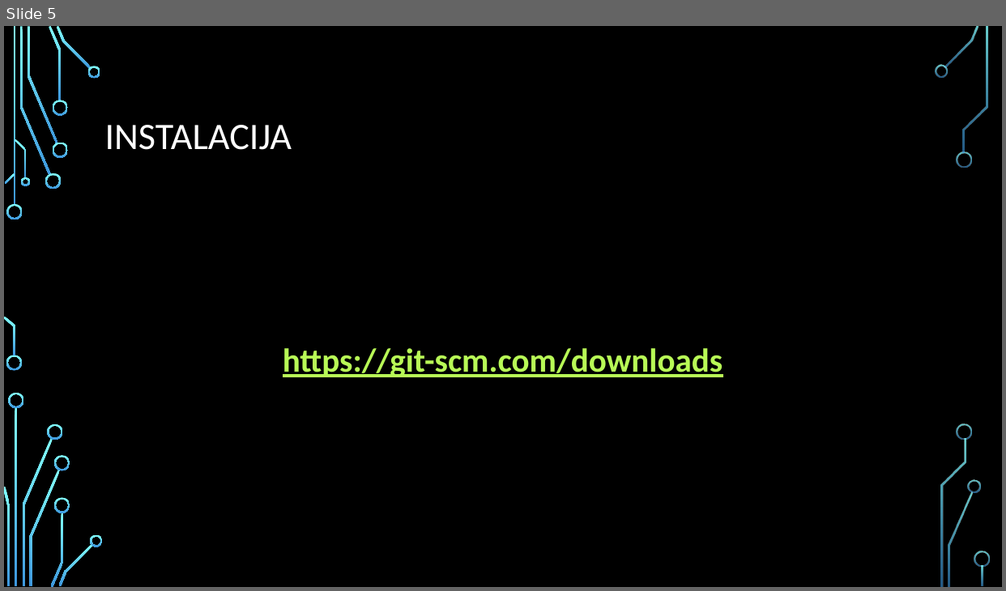
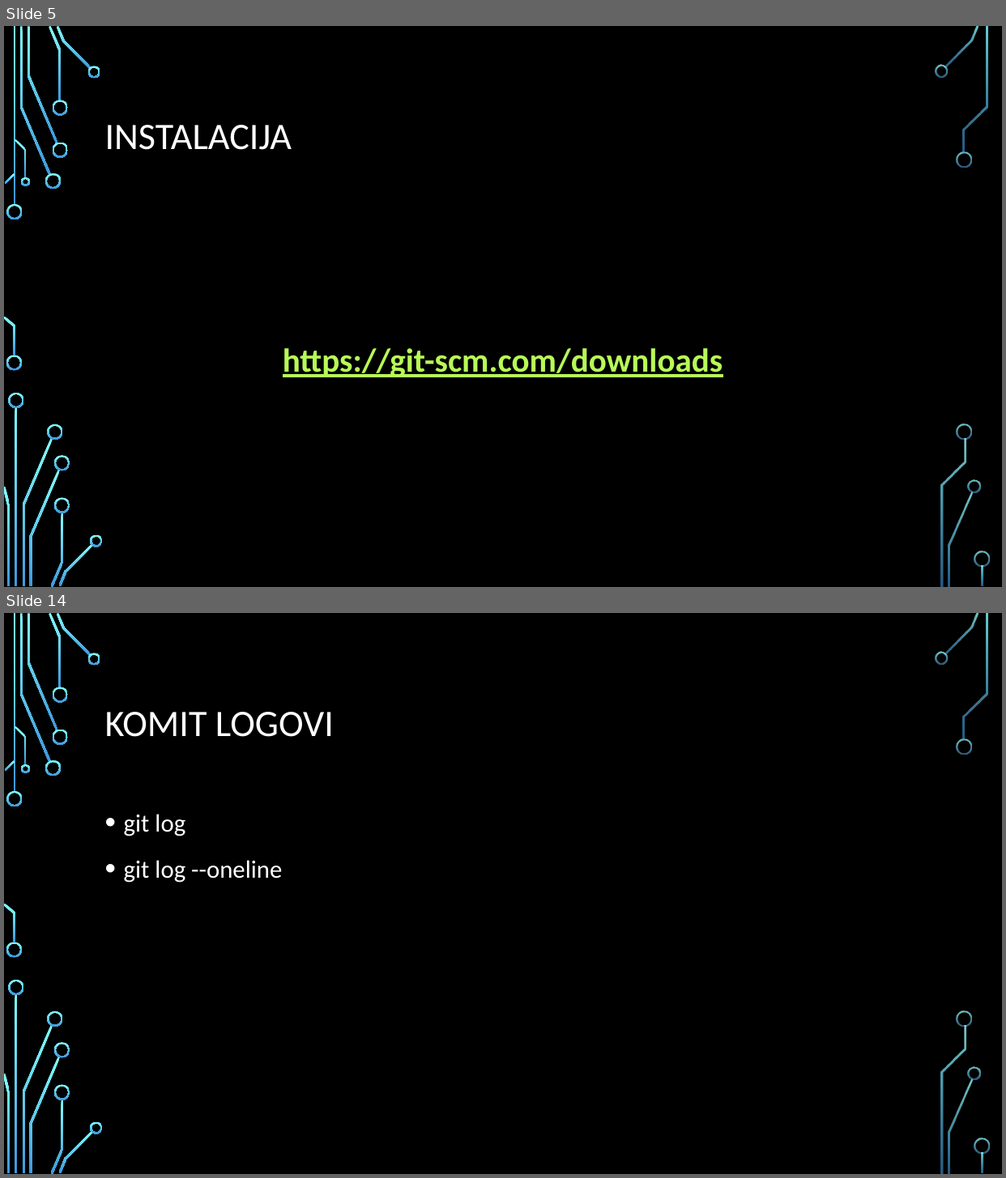
Before and after one commit to MihajloMilojevic/Sekcija, a slide deck: Git i github.pptx. Shown one above the other, each under a label of ours: slide 5 before the commit, slides 5 and 14 after it; the slides between them are not shown. The pictures are 1006x591 and 1006x1178 pixels, drawn with LibreOffice and Linux fonts; fonts in the diff are those of the drawing; background and template pictures are left out. Boxes give left, top, right and bottom in pixels: in the first picture for what was removed or moved away, otherwise in the second. Text is boxed around its words. In the diff, an @@ line names an element or a change of style, - is before the commit and + after.

```diff
--- a/Git i github.pptx
+++ b/Git i github.pptx
@@ slide 14 added at (4, 613, 1002, 1174), background picture (left out); not listed: 36 template elements that a slide beside it also shows @@
@@ title added at (105, 712, 334, 737), 36 pt, text #FFFFFF @@
+KOMIT LOGOVI
@@ text added at (124, 814, 282, 883), 24 pt, text #FFFFFF @@
+• git log
+• git log --oneline
```
Also in this commit, not shown: 25 other slides added.
